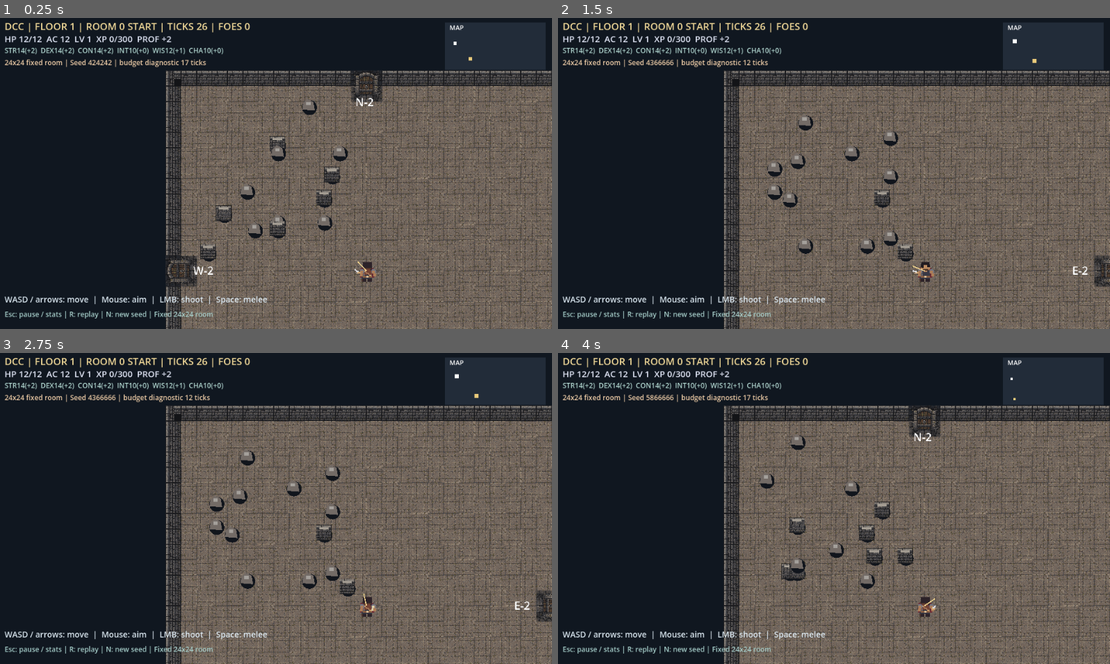
Above: before the commit, frames 1-4 (two rows, left to right).
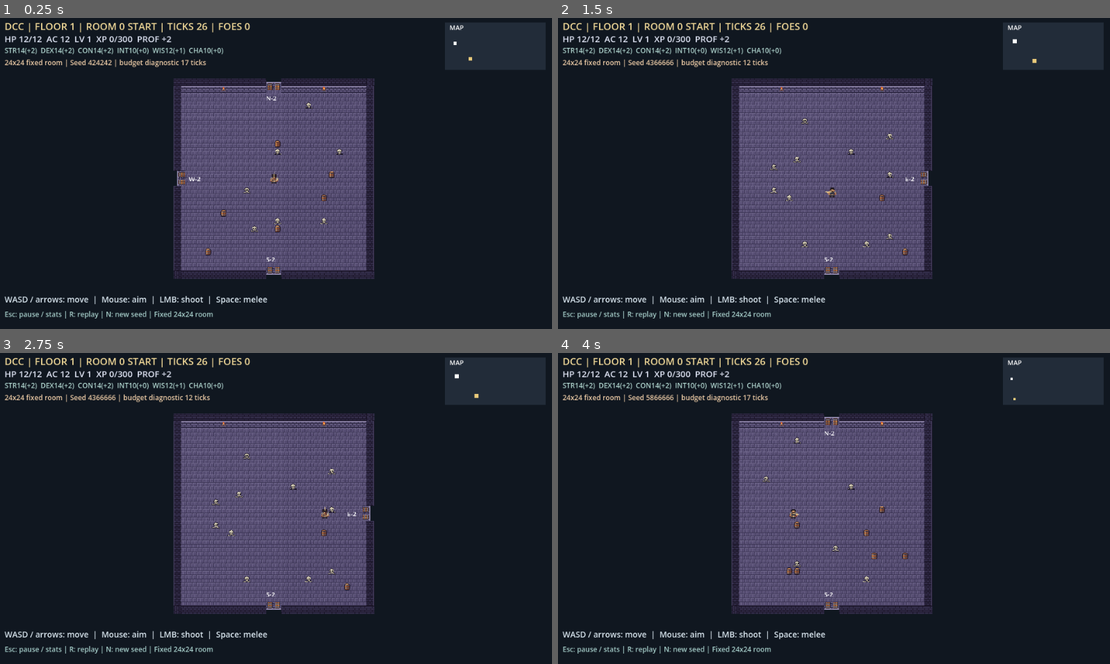
Above: after the commit, the same moments.

Repository: DrFlGd/DCC-Game
Game: Godot game, scene res://scenes/Main.tscn
Same seed, same stepped clock (60 frames per second), same inputs: the game is played once before the commit and once after it.
Inputs (mouse positions are in pixels of both pictures, inside the frame that each line leads up to):
- Up to frame 1 (0.25 s): no input
- Up to frame 2 (1.5 s): tap Enter at 0.5 s; move the mouse to (955, 157) at 0.52 s; hold D 0.53-1.28 s; tap R at 0.6 s; click (955, 157) at 0.67 s; tap Space at 0.77, 1.25 s; move the mouse to (723, 189) at 1.27 s; hold S from 1.28 s (still down); tap N at 1.35 s
- Up to frame 3 (2.75 s): tap Space at 1.52 s; move the mouse to (331, 440) at 2.02 s; release S at 2.03 s; hold D from 2.03 s (still down); tap R at 2.1 s
- Up to frame 4 (4 s): tap Enter at 2.75 s; move the mouse to (806, 570) at 2.77 s; release D at 2.78 s; hold W 2.78-3.53 s; tap N at 2.85 s; click (806, 570) at 2.92 s; tap Space at 3.02, 3.5, 3.77 s; move the mouse to (999, 555) at 3.52 s; hold A from 3.53 s (still down); tap R at 3.6 s

The runs differ from the first frame. In frame 1, 55% of the frame differs, in the area x 29-100%, y 16-100%; in frame 2, 55%; in frame 3, 55%; in frame 4, 55%, in the area x 30-100%, y 16-100%.

Commit message:
feat(art): render uploaded 16px dungeon sampler; resize world and actors to 24x24 tile grid

Diff:
--- a/game/scripts/main.gd
+++ b/game/scripts/main.gd
@@ -8,22 +8,29 @@
 const RPG = preload("res://scripts/rpg_rules.gd")
 const CharacterMenu = preload("res://scripts/character_menu.gd")
 
-const TILE := 32.0
+const TILE := 16.0
 const SIZE := 24
-const ROOM := Rect2(Vector2.ZERO, Vector2(768, 768))
-const MID := Vector2(384, 384)
-const DOOR_HALF := 32.0
-const PLAYER_RADIUS := 11.0
+const ROOM := Rect2(Vector2.ZERO, Vector2(384, 384))
+const MID := Vector2(192, 192)
+const DOOR_HALF := 16.0
+const PLAYER_RADIUS := 5.5
 const DIRECTIONS := ["N", "E", "S", "W"]
-const CRYPT = preload("res://assets/biomes/stone_crypt/tileset.png")
+const CRYPT = preload("res://assets/biomes/stone_crypt/tileset_16x16.png")
 const CRAWLER = preload("res://assets/characters/crawler/facing_8.png")
 const RAT = preload("res://assets/enemies/rat/facing_8.png")
 const BOSS = preload("res://assets/enemies/brute_boss/facing_8.png")
-const FLOOR_TILE := Rect2(0, 0, 32, 32)
-const FLOOR_ALT := Rect2(32, 0, 32, 32)
-const WALL_TILE := Rect2(64, 0, 32, 32)
-const CORNER_TILE := Rect2(96, 0, 32, 32)
-const DOOR_TILE := Rect2(64, 64, 64, 64)
+const FLOOR_TILE := Rect2(0, 0, 16, 16)
+const FLOOR_ALT := Rect2(16, 0, 16, 16)
+const WALL_TOP := Rect2(32, 0, 16, 16)
+const WALL_LEFT_EDGE := Rect2(64, 0, 16, 16)
+const WALL_RIGHT_EDGE := Rect2(48, 0, 16, 16)
+const WALL_FACE := Rect2(80, 0, 16, 16)
+const WALL_TORCH := Rect2(96, 0, 16, 16)
+const DOOR_TILE := Rect2(112, 0, 16, 16)
+const STAIRS := Rect2(0, 16, 16, 16)
+const PROP_BARREL := Rect2(16, 16, 16, 16)
+const PROP_CHEST := Rect2(32, 16, 16, 16)
+const PROP_BONES := Rect2(48, 16, 16, 16)
 
 var config: Dictionary = {}
 var catalogue: Dictionary = {}
@@ -231,7 +238,7 @@
         move_axis.y -= 1.0
     if Input.is_key_pressed(KEY_S) or Input.is_key_pressed(KEY_DOWN):
         move_axis.y += 1.0
-    var change: Vector2 = move_axis.normalized() * float(config.get("player_speed", 210.0)) * delta
+    var change: Vector2 = move_axis.normalized() * float(config.get("player_speed", 105.0)) * delta
     _move_player(change)
     if outcome != "running":
         queue_redraw()
@@ -295,10 +302,10 @@
     visited[next_id] = true
     projectiles.clear()
     match direction:
-        "N": player_position = Vector2(MID.x, ROOM.end.y - 42)
-        "S": player_position = Vector2(MID.x, 42)
-        "W": player_position = Vector2(ROOM.end.x - 42, MID.y)
-        "E": player_position = Vector2(42, MID.y)
+        "N": player_position = Vector2(MID.x, ROOM.end.y - 21)
+        "S": player_position = Vector2(MID.x, 21)
+        "W": player_position = Vector2(ROOM.end.x - 21, MID.y)
+        "E": player_position = Vector2(21, MID.y)
     _load_room(next_id)
     message = "Room %d [%s] | %s | %d ticks left" % [
         next_id, String(next_room["kind"]), String(entry["reason"]), ticks]
@@ -315,8 +322,8 @@
     fire_cooldown = 0.28
     shots_fired += 1
     projectiles.append({
-        "pos": player_position + aim_direction * 18.0,
-        "velocity": aim_direction * 430.0, "ttl": 2.0, "owner": "player",
+        "pos": player_position + aim_direction * 9.0,
+        "velocity": aim_direction * 215.0, "ttl": 2.0, "owner": "player",
         "die": 6, "bonus": RPG.modifier(int(ability_scores["DEX"])),
         "attack_bonus": RPG.attack_bonus(ability_scores, "DEX", player_level)
     })
@@ -329,7 +336,7 @@
     for i in range(enemies.size() - 1, -1, -1):
         var foe: Dictionary = enemies[i]
         var toward: Vector2 = Vector2(foe["pos"]) - player_position
-        if toward.length() <= 64.0 + float(foe["radius"]) and toward.length() > 0.01:
+        if toward.length() <= 32.0 + float(foe["radius"]) and toward.length() > 0.01:
             if aim_direction.dot(toward.normalized()) > 0.45:
                 _hit_enemy(i, RPG.attack_bonus(ability_scores, "STR", player_level),
                     6, RPG.modifier(int(ability_scores["STR"])))
@@ -379,17 +386,17 @@
         bullet["pos"] = Vector2(bullet["pos"]) + Vector2(bullet["velocity"]) * delta
         bullet["ttl"] = float(bullet["ttl"]) - delta
         var position: Vector2 = bullet["pos"]
-        if float(bullet["ttl"]) <= 0.0 or not Contents.can_occupy(position, 4.0, room_obstacles):
+        if float(bullet["ttl"]) <= 0.0 or not Contents.can_occupy(position, 2.0, room_obstacles):
             projectiles.remove_at(i)
             continue
         var collided := false
         if String(bullet["owner"]) == "player":
             for j in range(enemies.size() - 1, -1, -1):
-                if position.distance_to(Vector2(enemies[j]["pos"])) < float(enemies[j]["radius"]) + 6.0:
+                if position.distance_to(Vector2(enemies[j]["pos"])) < float(enemies[j]["radius"]) + 3.0:
                     _hit_enemy(j, int(bullet["attack_bonus"]), int(bullet["die"]), int(bullet["bonus"]))
                     collided = true
                     break
-        elif position.distance_to(player_position) < PLAYER_RADIUS + 6.0:
+        elif position.distance_to(player_position) < PLAYER_RADIUS + 3.0:
             _hit_player(int(bullet["attack_bonus"]), int(bullet["die"]), int(bullet["bonus"]))
             collided = true
         if collided:
@@ -425,7 +432,7 @@
             continue
         var skill: Dictionary = attacks[0]
         var distance: float = Vector2(foe["pos"]).distance_to(player_position)
-        if distance > float(skill.get("range", 45.0)):
+        if distance > float(skill.get("range", 22.5)):
             continue
         if not Enemies.has_line_of_sight(Vector2(foe["pos"]), player_position, room_obstacles):
             continue
@@ -444,8 +451,8 @@
             for angle in angles:
                 var shot: Vector2 = direction.rotated(angle)
                 projectiles.append({
-                    "pos": Vector2(foe["pos"]) + shot * (float(foe["radius"]) + 8.0),
-                    "velocity": shot * float(skill.get("projectile_speed", 250.0)),
+                    "pos": Vector2(foe["pos"]) + shot * (float(foe["radius"]) + 4.0),
+                    "velocity": shot * float(skill.get("projectile_speed", 125.0)),
                     "ttl": 2.8, "owner": "enemy", "die": int(skill["damage_die"]),
                     "bonus": damage_bonus, "attack_bonus": attack_bonus
                 })
@@ -478,16 +485,21 @@
 
 
 func _draw_room() -> void:
+    # Supplied 8x2 native-16px atlas; the sampler has no explicit corner/south
+    # pieces, so rotated top-stone is a temporary joining fallback.
     for y in range(SIZE):
         for x in range(SIZE):
-            var center: Vector2 = Vector2((float(x) + 0.5) * TILE, (float(y) + 0.5) * TILE)
-            var tile: Rect2 = FLOOR_ALT if (x * 17 + y * 13) % 9 == 0 else FLOOR_TILE
-            _crypt_piece(tile, center, Vector2(32, 32), float((x + y * 3) % 4) * PI * 0.5)
+            var tile_center := Vector2((float(x) + 0.5) * TILE, (float(y) + 0.5) * TILE)
+            var tile_region := FLOOR_ALT if (x * 17 + y * 13) % 9 == 0 else FLOOR_TILE
+            _crypt_piece(tile_region, tile_center, Vector2(TILE, TILE))
     var kind: String = String(floor["rooms"][current_room_id]["kind"])
     var tint := Color.TRANSPARENT
-    if kind == "boss": tint = Color(0.3, 0.05, 0.09, 0.16)
-    elif kind == "guild_hall": tint = Color(0.04, 0.30, 0.22, 0.14)
-    elif kind == "exit": tint = Color(0.35, 0.24, 0.06, 0.14)
+    if kind == "boss":
+        tint = Color(0.3, 0.05, 0.09, 0.16)
+    elif kind == "guild_hall":
+        tint = Color(0.04, 0.30, 0.22, 0.14)
+    elif kind == "exit":
+        tint = Color(0.35, 0.24, 0.06, 0.14)
     if tint.a > 0.0:
         draw_rect(ROOM, tint)
 
@@ -497,20 +509,28 @@
     var links: Dictionary = floor["rooms"][current_room_id]["neighbors"]
     for x in range(SIZE):
         var px: float = (float(x) + 0.5) * TILE
-        if not (links.has("N") and (x == 11 or x == 12)):
-            _crypt_piece(WALL_TILE, Vector2(px, -16), Vector2(32, 32))
-        if not (links.has("S") and (x == 11 or x == 12)):
-            _crypt_piece(WALL_TILE, Vector2(px, 784), Vector2(32, 32), PI)
+        var north_gap: bool = links.has("N") and (x == 11 or x == 12)
+        var south_gap: bool = links.has("S") and (x == 11 or x == 12)
+        if not north_gap:
+            _crypt_piece(WALL_TOP, Vector2(px, -TILE * 0.5), Vector2(TILE, TILE))
+            var face: Rect2 = WALL_TORCH if (x == 5 or x == 18) else WALL_FACE
+            _crypt_piece(face, Vector2(px, TILE * 0.5), Vector2(TILE, TILE))
+        if not south_gap:
+            _crypt_piece(WALL_TOP, Vector2(px, ROOM.end.y + TILE * 0.5),
+                Vector2(TILE, TILE), PI)
     for y in range(SIZE):
         var py: float = (float(y) + 0.5) * TILE
         if not (links.has("W") and (y == 11 or y == 12)):
-            _crypt_piece(WALL_TILE, Vector2(-16, py), Vector2(32, 32), -PI * 0.5)
+            _crypt_piece(WALL_RIGHT_EDGE, Vector2(-TILE * 0.5, py), Vector2(TILE, TILE))
         if not (links.has("E") and (y == 11 or y == 12)):
-            _crypt_piece(WALL_TILE, Vector2(784, py), Vector2(32, 32), PI * 0.5)
-    _crypt_piece(CORNER_TILE, Vector2(-16, -16), Vector2(32, 32))
-    _crypt_piece(CORNER_TILE, Vector2(784, -16), Vector2(32, 32), PI * 0.5)
-    _crypt_piece(CORNER_TILE, Vector2(784, 784), Vector2(32, 32), PI)
-    _crypt_piece(CORNER_TILE, Vector2(-16, 784), Vector2(32, 32), -PI * 0.5)
+            _crypt_piece(WALL_LEFT_EDGE, Vector2(ROOM.end.x + TILE * 0.5, py),
+                Vector2(TILE, TILE))
+    # Corner fallback uses wall-top stone because the free sampler omits corner tiles.
+    _crypt_piece(WALL_TOP, Vector2(-8, -8), Vector2(TILE, TILE))
+    _crypt_piece(WALL_TOP, Vector2(ROOM.end.x + 8, -8), Vector2(TILE, TILE), PI * 0.5)
+    _crypt_piece(WALL_TOP, ROOM.end + Vector2(8, 8), Vector2(TILE, TILE), PI)
+    _crypt_piece(WALL_TOP, Vector2(-8, ROOM.end.y + 8), Vector2(TILE, TILE), -PI * 0.5)
+
     for direction in DIRECTIONS:
         if not links.has(direction):
             continue
@@ -519,85 +539,84 @@
         var preview: Dictionary = rules.evaluate(ticks, String(destination["kind"]),
             not visited.has(next_id), next_id)
         var color := Color.WHITE
-        if destination["kind"] == "guild_hall": color = Color("#a4efe1")
-        elif destination["kind"] == "boss": color = Color("#f5b0b0")
+        if destination["kind"] == "guild_hall":
+            color = Color("#a4efe1")
+        elif destination["kind"] == "boss":
+            color = Color("#f5b0b0")
         elif destination["kind"] == "exit":
             color = Color("#f9d57e") if boss_defeated else Color("#c77179")
-        var center := MID
+        var door_center := MID
         var rotation := 0.0
-        var label := MID
+        var label_pos := MID
         match direction:
             "N":
-                center = Vector2(384, 0)
-                label = Vector2(361, 42)
+                door_center = Vector2(MID.x, 0)
+                label_pos = Vector2(MID.x - 16, 30)
             "S":
-                center = Vector2(384, 768)
+                door_center = Vector2(MID.x, ROOM.end.y)
                 rotation = PI
-                label = Vector2(361, 738)
+                label_pos = Vector2(MID.x - 16, ROOM.end.y - 19)
             "W":
-                center = Vector2(0, 384)
+                door_center = Vector2(0, MID.y)
                 rotation = -PI * 0.5
-                label = Vector2(25, 392)
+                label_pos = Vector2(16, MID.y + 6)
             "E":
-                center = Vector2(768, 384)
+                door_center = Vector2(ROOM.end.x, MID.y)
                 rotation = PI * 0.5
-                label = Vector2(690, 392)
-        _crypt_piece(DOOR_TILE, center, Vector2(64, 64), rotation, color)
-        var net: int = int(preview["grant"]) - int(preview["cost"])
-        _text("%s%+d" % [direction, net], label, 23, Color.WHITE)
+                label_pos = Vector2(ROOM.end.x - 40, MID.y + 6)
+        # Two 16px leaf sprites visually fill each 32px linked-door opening.
+        var door_offset := Vector2(TILE * 0.5, 0).rotated(rotation)
+        _crypt_piece(DOOR_TILE, door_center - door_offset, Vector2(TILE, TILE), rotation, color)
+        _crypt_piece(DOOR_TILE, door_center + door_offset, Vector2(TILE, TILE), rotation, color)
+        var net_ticks: int = int(preview["grant"]) - int(preview["cost"])
+        _text("%s%+d" % [direction, net_ticks], label_pos, 13, Color.WHITE)
+
     if kind == "boss":
-        _text("BOSS ROOM", Vector2(306, 60), 26, Color("#ffb4b7"))
+        _text("BOSS", MID + Vector2(-20, -146), 17, Color("#ffb4b7"))
     elif kind == "guild_hall":
-        _text("GUILD HALL", Vector2(300, 60), 26, Color("#b4f9d8"))
+        _text("GUILD", MID + Vector2(-22, -146), 17, Color("#b4f9d8"))
     elif kind == "exit":
-        _text("EXIT", Vector2(344, 60), 26, Color("#ffdc91"))
+        _crypt_piece(STAIRS, MID, Vector2(32, 32))
+        _text("EXIT", MID + Vector2(-16, -146), 17, Color("#ffdc91"))
 
 
 func _draw_obstacle(prop: Dictionary) -> void:
     var cell: Vector2i = prop["cell"]
     var center: Vector2 = Contents.cell_center(cell)
-    draw_circle(center + Vector2(2, 5), 15.5, Color("#11151c"))
-    if prop["kind"] == "pillar":
-        _crypt_piece(WALL_TILE, center, Vector2(32, 32))
-        draw_rect(Rect2(center - Vector2(10, 12), Vector2(20, 5)), Color("#a39c92"))
-    else:
-        draw_colored_polygon(PackedVector2Array([
-            center + Vector2(-13, 9), center + Vector2(-11, -5),
-            center + Vector2(-2, -13), center + Vector2(10, -7),
-            center + Vector2(13, 11)]), Color("#736b66"))
-        draw_rect(Rect2(center + Vector2(-5, -7), Vector2(9, 7)), Color("#a4a09b"))
+    var region: Rect2 = PROP_BARREL if prop["kind"] == "pillar" else PROP_BONES
+    _crypt_piece(region, center, Vector2(TILE, TILE))
 
 
 func _draw_combat() -> void:
     for projectile in projectiles:
         var point: Vector2 = projectile["pos"]
         var color := Color("#ffe78b") if projectile["owner"] == "player" else Color("#d778dc")
-        draw_circle(point, 5.0, color)
+        draw_circle(point, 2.5, color)
     for foe in enemies:
         var definition: Dictionary = catalogue["enemies"][foe["definition"]]
         var boss_sprite: bool = definition["sprite"] == "boss"
         var sheet: Texture2D = BOSS if boss_sprite else RAT
-        var size := Vector2(96, 96) if boss_sprite else Vector2(48, 48)
+        var sprite_size := Vector2(48, 48) if boss_sprite else Vector2(24, 24)
         var point: Vector2 = foe["pos"]
-        _draw_facing_sprite(sheet, point, size, int(foe["facing"]))
+        _draw_facing_sprite(sheet, point, sprite_size, int(foe["facing"]))
         var hp_ratio: float = float(foe["hp"]) / float(foe["max_hp"])
-        draw_rect(Rect2(point.x - 24, point.y - size.y * 0.5 - 12, 48, 6), Color("#151b25"))
-        draw_rect(Rect2(point.x - 24, point.y - size.y * 0.5 - 12,
-            48 * hp_ratio, 6), Color("#a5d49b"))
+        draw_rect(Rect2(point.x - 12, point.y - sprite_size.y * 0.5 - 6, 24, 3),
+            Color("#151b25"))
+        draw_rect(Rect2(point.x - 12, point.y - sprite_size.y * 0.5 - 6, 24 * hp_ratio, 3),
+            Color("#a5d49b"))
         if foe["definition"] == "spitting_rat":
-            draw_circle(point + Vector2(0, 22), 4.0, Color("#c978d4"))
-    _draw_facing_sprite(CRAWLER, player_position, Vector2(48, 48), player_facing)
-    draw_line(player_position, player_position + aim_direction * 26.0, Color("#f9dc92"), 2.0)
+            draw_circle(point + Vector2(0, 11), 2.5, Color("#c978d4"))
+    _draw_facing_sprite(CRAWLER, player_position, Vector2(24, 24), player_facing)
+    draw_line(player_position, player_position + aim_direction * 13.0, Color("#f9dc92"), 1.0)
     if melee_flash > 0.0:
-        draw_arc(player_position, 60.0, aim_direction.angle() - 0.7,
-            aim_direction.angle() + 0.7, 14, Color("#fff1a7"), 5.0)
+        draw_arc(player_position, 30.0, aim_direction.angle() - 0.7,
+            aim_direction.angle() + 0.7, 14, Color("#fff1a7"), 3.0)
     if invulnerability > 0.0:
-        draw_arc(player_position, 24.0, 0.0, TAU, 24, Color(1, 1, 1, 0.42), 2.0)
+        draw_arc(player_position, 12.0, 0.0, TAU, 24, Color(1, 1, 1, 0.42), 1.0)
 
 
 func _crypt_piece(region: Rect2, center: Vector2, size: Vector2,
         rotation: float = 0.0, modulation: Color = Color.WHITE) -> void:
-    # Draw transforms are absolute; compose the room's screen transform here.
     var offset: Vector2 = layout["offset"]
     var scale: float = float(layout["scale"])
     draw_set_transform(offset + center * scale, rotation, Vector2.ONE * scale)
